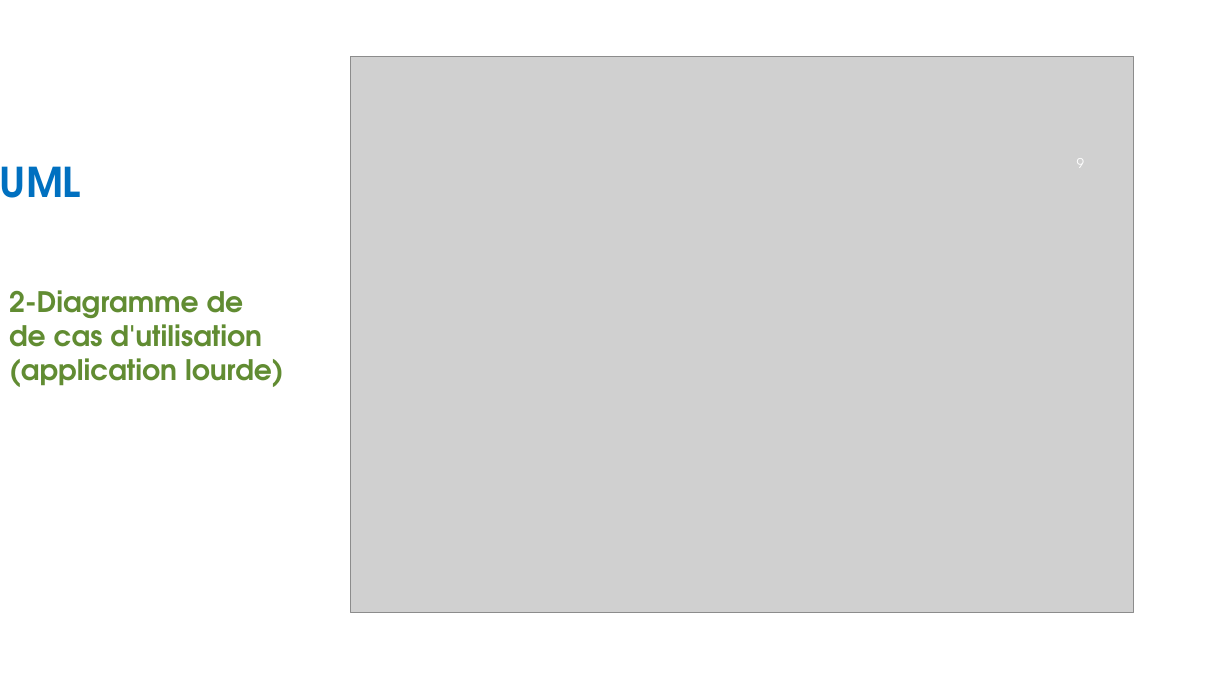
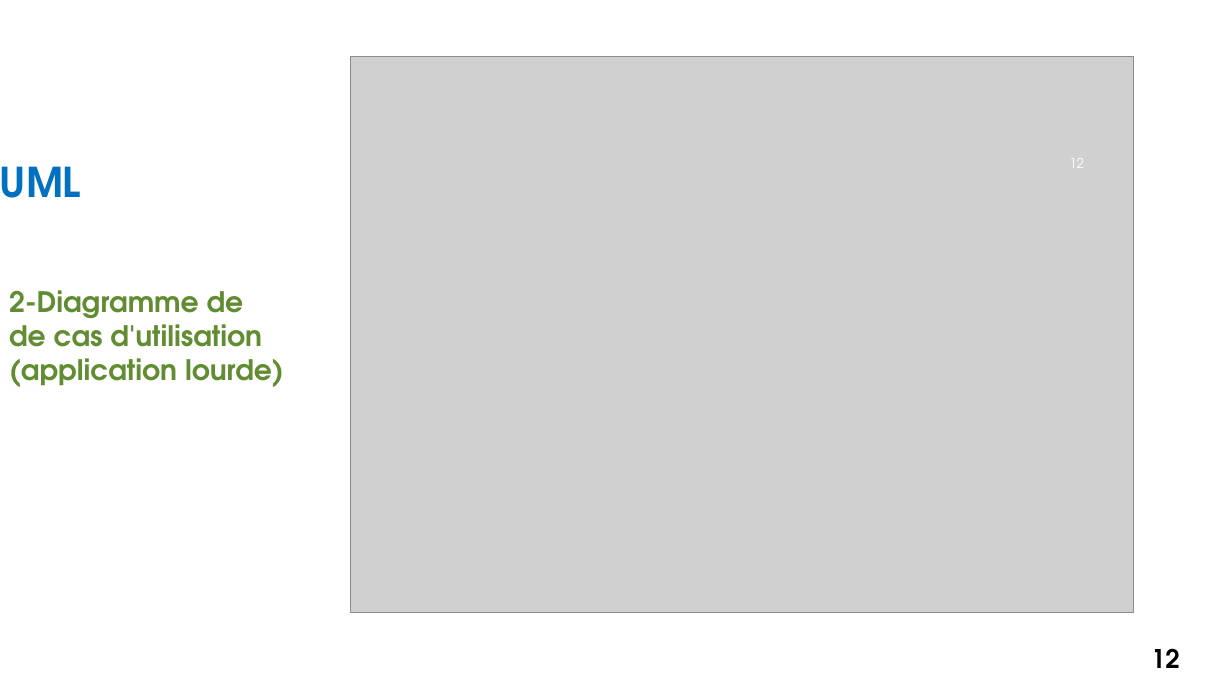
Before and after one commit to Bloc4CESI/Negosud, a slide deck: slide 12 of annexes/PrésentationNegosud.pptm (slide 9 before the commit). Drawn at 1232x693 pixels with LibreOffice and Linux fonts; fonts in the diff are those of the drawing; grey boxes stand for pictures; background and template pictures are left out. Boxes give left, top, right and bottom in pixels: in the first picture for what was removed or moved away, otherwise in the second. Text is boxed around its words. In the diff, an @@ line names an element or a change of style, - is before the commit and + after.

```diff
--- a/annexes/PrésentationNegosud.pptm
+++ b/annexes/PrésentationNegosud.pptm
@@ page number at (1069, 158, 1084, 168): text changed @@
-9
+12
@@ page number added at (1151, 648, 1180, 668), 20 pt, text #000000, bold @@
+12
```
Also in this commit, not shown: 13 other slides changed, 1 slide added, 7 other files.
